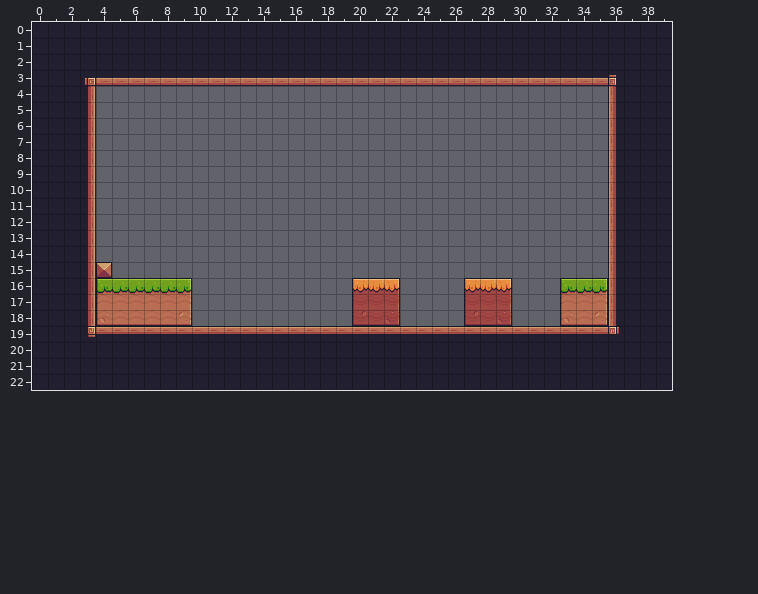
Level history. Tiled map: assets/tiles/level_02.tmx. That is the earlier state.
Cells are 16x16 px. Shown: x 0..39, y 0..22.
After the commit:
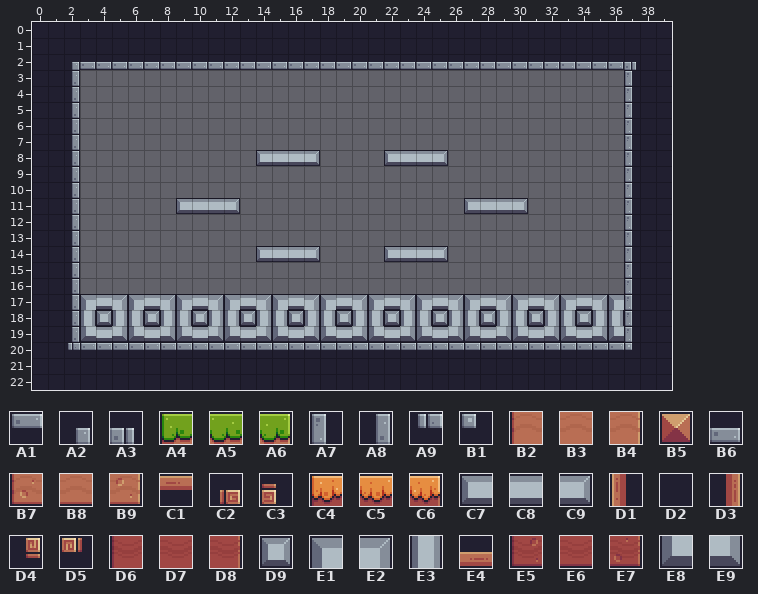
Key: from "ChickenGame": A1 1, A2 3, A3 4, A4 6, A5 7, A6 8, A7 22, A8 24, A9 25, B1 26, B2 28, B3 29, B4 30, B5 34, B6 45, B7 50, B8 51, B9 52, C1 89, C2 91, C3 92, C4 94, C5 95, C6 96, C7 100, C8 101, C9 102, D1 110, D2 111, D3 112, D4 113, D5 114, D6 116, D7 117, D8 118, D9 122, E1 123, E2 124, E3 125, E4 133, E5 138, E6 139, E7 140, E8 145, E9 146.
__ is an empty cell.
Edits made:
Layer "background":
y 2: x 2..37 D2 D2 D2 D2 D2 D2 D2 D2 D2 D2 D2 D2 D2 D2 D2 D2 D2 D2 D2 D2 D2 D2 D2 D2 D2 D2 D2 D2 D2 D2 D2 D2 D2 D2 D2 D2 -> A2 B6 B6 B6 B6 B6 B6 B6 B6 B6 B6 B6 B6 B6 B6 B6 B6 B6 B6 B6 B6 B6 B6 B6 B6 B6 B6 B6 B6 B6 B6 B6 B6 B6 B6 A3
y 3: x 2..37 D2 C2 E4 E4 E4 E4 E4 E4 E4 E4 E4 E4 E4 E4 E4 E4 E4 E4 E4 E4 E4 E4 E4 E4 E4 E4 E4 E4 E4 E4 E4 E4 E4 E4 C3 D2 -> A8 __ __ __ __ __ __ __ __ __ __ __ __ __ __ __ __ __ __ __ __ __ __ __ __ __ __ __ __ __ __ __ __ __ __ A7
y 4..7: x 2..3 D2 D3 -> A8 __; x 36..37 D1 D2 -> __ A7
y 8: x 2..3 D2 D3 -> A8 __; x 14..17 __ __ __ __ -> C7 C8 C8 C9; x 22..25 __ __ __ __ -> C7 C8 C8 C9; x 36..37 D1 D2 -> __ A7
y 9..10: x 2..3 D2 D3 -> A8 __; x 36..37 D1 D2 -> __ A7
y 11: x 2..3 D2 D3 -> A8 __; x 9..12 __ __ __ __ -> C7 C8 C8 C9; x 27..30 __ __ __ __ -> C7 C8 C8 C9; x 36..37 D1 D2 -> __ A7
y 12..13: x 2..3 D2 D3 -> A8 __; x 36..37 D1 D2 -> __ A7
y 14: x 2..3 D2 D3 -> A8 __; x 14..17 __ __ __ __ -> C7 C8 C8 C9; x 22..25 __ __ __ __ -> C7 C8 C8 C9; x 36..37 D1 D2 -> __ A7
y 15: x 2..4 D2 D3 B5 -> A8 __ __; x 36..37 D1 D2 -> __ A7
y 16: x 2..9 D2 D3 A4 A5 A5 A5 A5 A6 -> A8 __ __ __ __ __ __ __; x 20..22 C4 C5 C6 -> __ __ __; x 27..29 C4 C5 C6 -> __ __ __; x 33..37 A4 A5 A6 D1 D2 -> __ __ __ __ A7
y 17: x 2..37 D2 D3 B2 B3 B3 B3 B3 B4 __ __ __ __ __ __ __ __ __ __ D6 D7 D8 __ __ __ __ D6 D7 D8 __ __ __ B2 B3 B4 D1 D2 -> A8 E1 C8 E2 E1 C8 E2 E1 C8 E2 E1 C8 E2 E1 C8 E2 E1 C8 E2 E1 C8 E2 E1 C8 E2 E1 C8 E2 E1 C8 E2 E1 C8 E2 E1 A7
y 18: x 2..37 D2 D3 B7 B8 B8 B8 B8 B9 __ __ __ __ __ __ __ __ __ __ E5 E6 E7 __ __ __ __ E5 E6 E7 __ __ __ B7 B8 B9 D1 D2 -> A8 E3 D9 E3 E3 D9 E3 E3 D9 E3 E3 D9 E3 E3 D9 E3 E3 D9 E3 E3 D9 E3 E3 D9 E3 E3 D9 E3 E3 D9 E3 E3 D9 E3 E3 A7
y 19: x 2..37 D2 D4 C1 C1 C1 C1 C1 C1 C1 C1 C1 C1 C1 C1 C1 C1 C1 C1 C1 C1 C1 C1 C1 C1 C1 C1 C1 C1 C1 C1 C1 C1 C1 C1 D5 D2 -> A8 E8 C8 E9 E8 C8 E9 E8 C8 E9 E8 C8 E9 E8 C8 E9 E8 C8 E9 E8 C8 E9 E8 C8 E9 E8 C8 E9 E8 C8 E9 E8 C8 E9 E8 A7
y 20: x 2..37 D2 D2 D2 D2 D2 D2 D2 D2 D2 D2 D2 D2 D2 D2 D2 D2 D2 D2 D2 D2 D2 D2 D2 D2 D2 D2 D2 D2 D2 D2 D2 D2 D2 D2 D2 D2 -> A9 A1 A1 A1 A1 A1 A1 A1 A1 A1 A1 A1 A1 A1 A1 A1 A1 A1 A1 A1 A1 A1 A1 A1 A1 A1 A1 A1 A1 A1 A1 A1 A1 A1 A1 B1
Changed places in both pictures, as pixel boxes (x1, y1, x2, y2):
changed: (68, 62, 636, 350)
